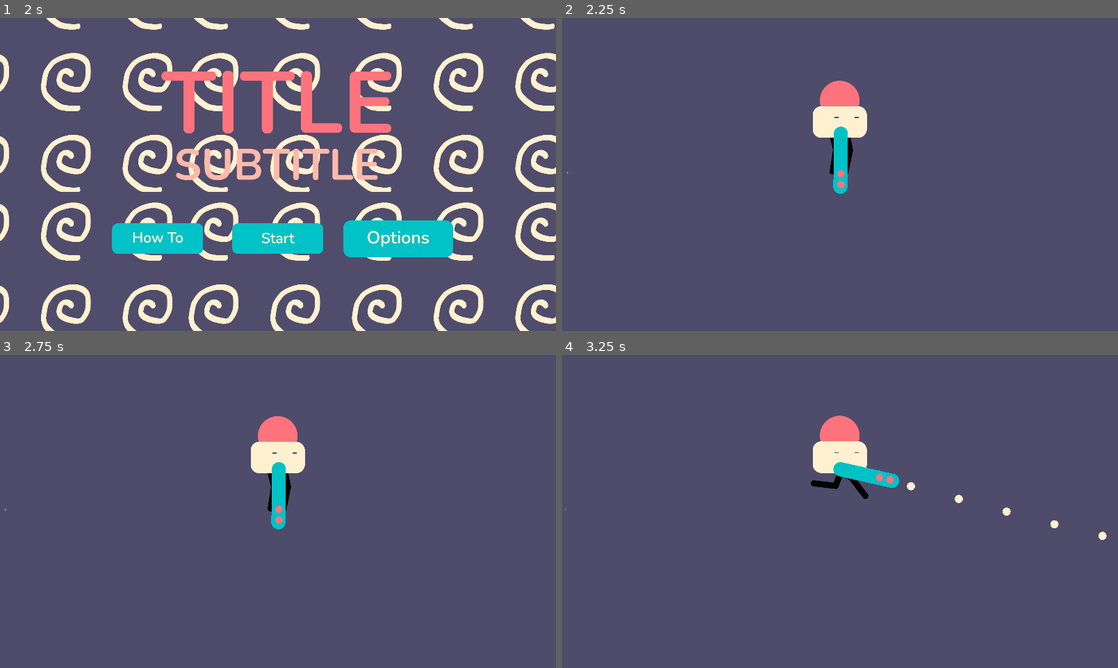
Above: before the commit, frames 1-4 (two rows, left to right).
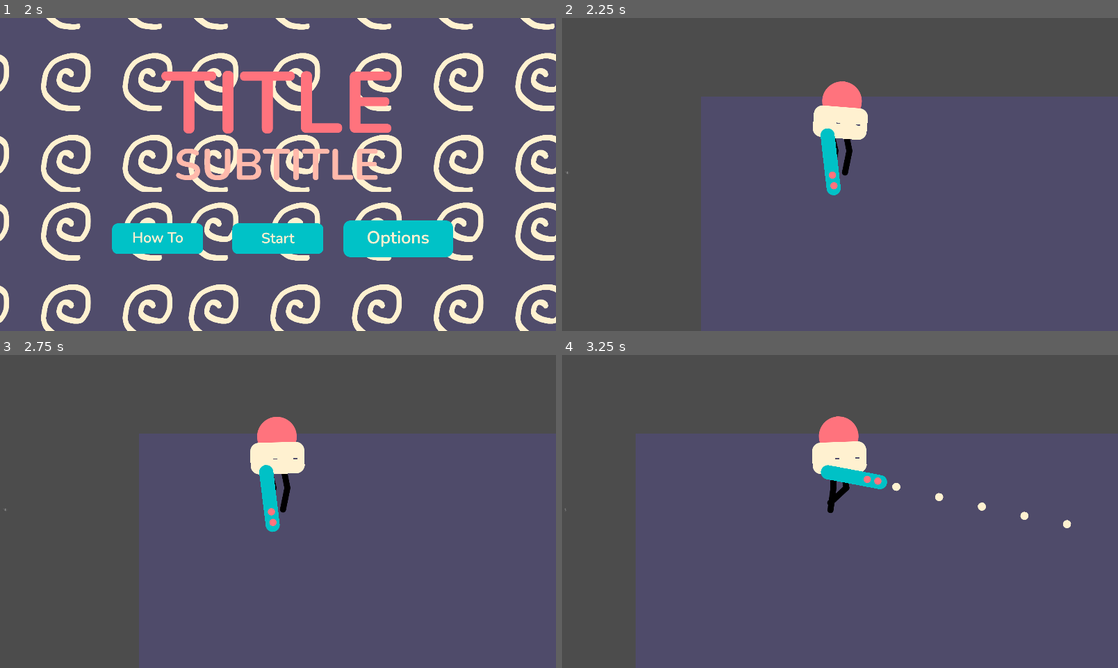
Above: after the commit, the same moments.

Repository: joscco/Dicity
Game: Godot game, scene res://Scenes/StartScene.tscn
Two runs of this game, one before a commit and one after it. Both use one fixed random seed, a clock stepped at 60 frames per second and the inputs below. Sound files missing from this copy of the repository are replaced by a short silence.
Inputs (mouse positions are in pixels of both pictures, inside the frame that each line leads up to):
- Up to frame 1 (2 s): click (155, 240) at 0.5 s; click (400, 240) at 1.25 s
- Up to frame 2 (2.25 s): click (840, 240) at 2 s
- Up to frame 3 (2.75 s): no input
- Up to frame 4 (3.25 s): move the mouse to (962, 495) at 2.77 s; press the mouse at (962, 495) at 2.78 s; hold Right (right) from 2.78 s (still down)

Frame 1 is identical in both runs. In frame 2, 45% of the frame differs, in the area x 0-100%, y 0-100%; in frame 3, 44%; in frame 4, 36%.

Commit message:
Make Walking Animation Smoother

Diff:
--- a/Characters/RenderComponents/PlayerRenderer.gd
+++ b/Characters/RenderComponents/PlayerRenderer.gd
@@ -20,7 +20,8 @@
 		animationPlayer.play("idle")
 		running = false
 	elif !running and velocity.length() > 0.05:
-		animationPlayer.play("run")
+		animationPlayer.stop()
+		animationPlayer.play("run", 0.5, 1.7)
 		running = true
 
 	if velocity.x > 0.05:
@@ -31,7 +32,6 @@
 		legs.scale.x = -1
 
 func _process(delta):
-	time += delta
 
 	var mousePosition = get_global_mouse_position()
 	gunSprite.look_at(mousePosition)
@@ -45,5 +45,7 @@
 		gunSprite.z_index = 1
 		eyesSprite.z_index = 1
 
+	time += delta
+	bodySprite.rotation = 0.1 * sin(5* time)
 	if !running:
 		bodySprite.position.y = 5 * sin(5*time)
--- a/Characters/RenderComponents/PlayerRenderer.tscn
+++ b/Characters/RenderComponents/PlayerRenderer.tscn
@@ -57,18 +57,19 @@
 }
 
 [node name="PlayerRenderer" type="Node2D"]
-position = Vector2( -1, -229 )
+position = Vector2( -1, -157 )
 script = ExtResource( 4 )
 
 [node name="Body" type="Sprite" parent="."]
 texture = ExtResource( 1 )
+offset = Vector2( 0, -70 )
 
 [node name="Eyes" type="Sprite" parent="Body"]
-position = Vector2( 24, 29 )
+position = Vector2( 27, -23 )
 texture = ExtResource( 2 )
 
 [node name="Gun" type="Sprite" parent="Body"]
-position = Vector2( 4, 86 )
+position = Vector2( -40, 23 )
 texture = ExtResource( 5 )
 offset = Vector2( 90, 0 )
 
@@ -76,7 +77,7 @@
 position = Vector2( 197, 1 )
 
 [node name="Legs" type="Sprite" parent="."]
-position = Vector2( 1, 144 )
+position = Vector2( -1, 75 )
 z_index = -1
 texture = ExtResource( 3 )
 hframes = 4
--- a/Scenes/MainGameScene.tscn
+++ b/Scenes/MainGameScene.tscn
@@ -12,6 +12,7 @@
 
 [node name="Background" type="CanvasLayer" parent="."]
 layer = -100
+follow_viewport_enable = true
 
 [node name="ColorRect" type="ColorRect" parent="Background"]
 anchor_right = 1.0
--- a/Scripts/Move.gd
+++ b/Scripts/Move.gd
@@ -1,7 +1,7 @@
 class_name Player
 extends KinematicBody2D
 
-export (int) var speed = 300
+export (int) var speed = 500
 
 # Player Stats
 export var hp := 10
--- a/SoundManager.gd
+++ b/SoundManager.gd
@@ -33,7 +33,7 @@
 	audioPlayer.stop()
 
 func playSound(sfx = "hit"):
-	var asp = AudioStreamPlayer2D.new()
+	var asp = AudioStreamPlayer.new()
 
 	add_child(asp)
 	if sfx == "hit":
